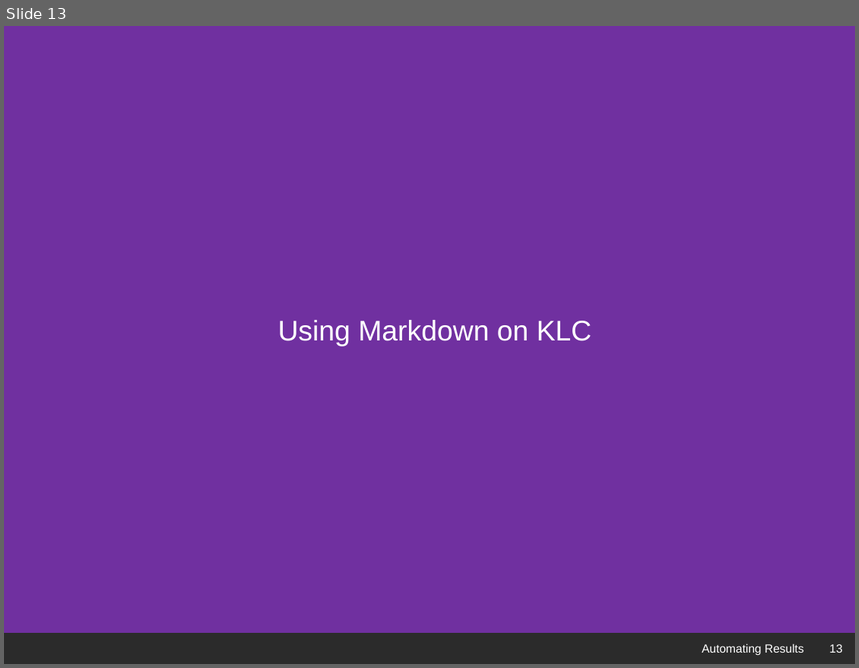
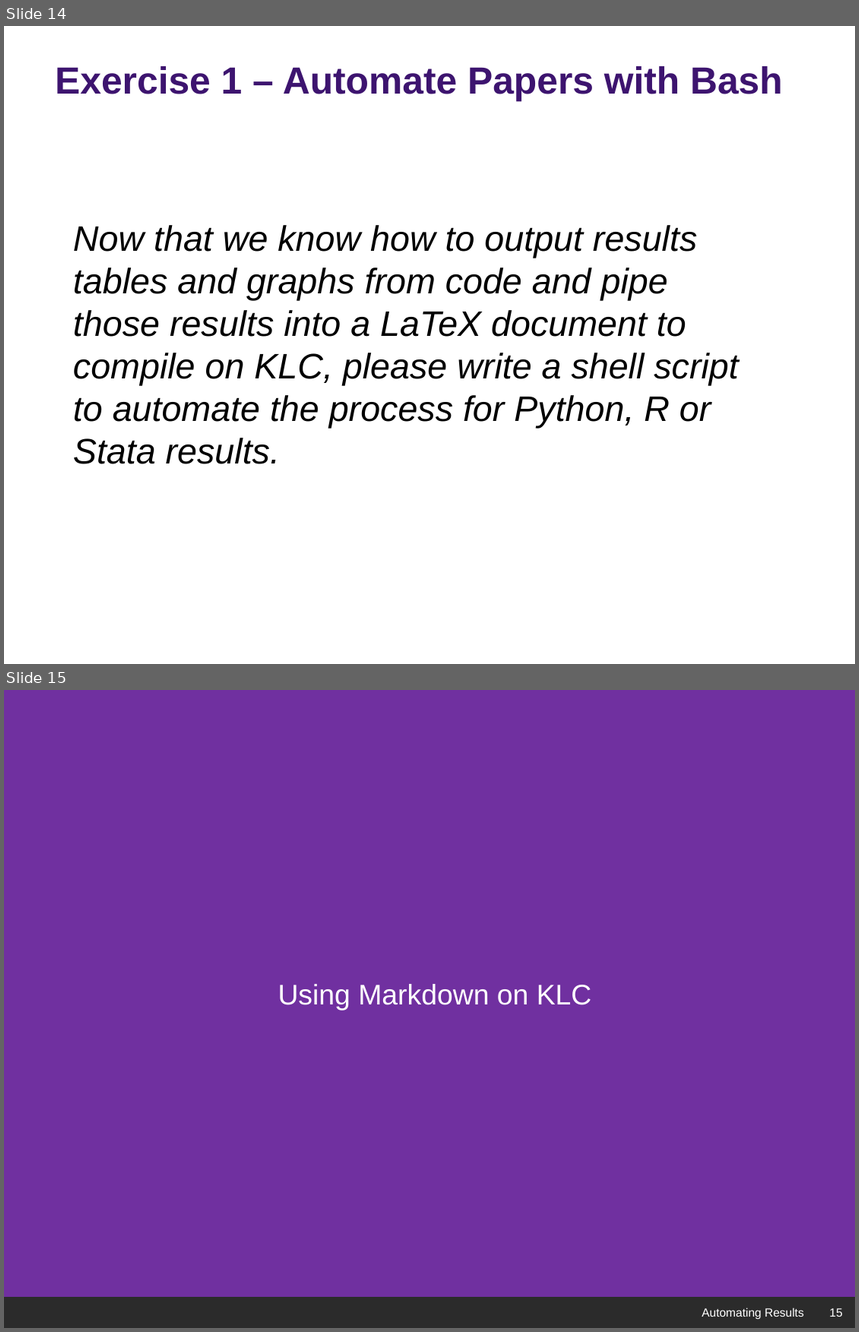
Before and after one commit to rs-kellogg/workshop_2022, a slide deck: Session6_Export_Results/Session6_AutomatePapers.pptx. Shown one above the other, each under a label of ours: slide 13 before the commit, slides 14 and 15 after it. The pictures are 859x668 and 859x1332 pixels, drawn with LibreOffice and Linux fonts; fonts in the diff are those of the drawing; background and template pictures are left out; a plain dark background stands for a picture behind light text. Boxes give left, top, right and bottom in pixels: in the first picture for what was removed or moved away, otherwise in the second. Text is boxed around its words. In the diff, an @@ line names an element or a change of style, - is before the commit and + after.

```diff
--- a/Session6_Export_Results/Session6_AutomatePapers.pptx
+++ b/Session6_Export_Results/Session6_AutomatePapers.pptx
@@ slide 14 added at (4,26,855,664), background picture (left out) @@
@@ title added at (55,66,783,102), 32 pt, text #3D146F, bold @@
+Exercise 1 – Automate Papers with Bash
@@ text added at (73,225,738,465), 30 pt, text #000000, italic @@
+Now that we know how to output results tables and graphs from code and pipe those results into a LaTeX document to compile on KLC, please write a shell script to automate the process for Python, R or Stata results.
@@ text added at (430,632,813,664), 10 pt, text #FFFFFF @@
+Automating Results
@@ page number added at (813,632,852,664), 10 pt, text #FFFFFF @@
+14
@@ what was slide 13 is now slide 15 @@
@@ page number at (829,1309,842,1317): text changed @@
-13
+15
```
Also in this commit, not shown: 2 other slides added, 1 other file.
